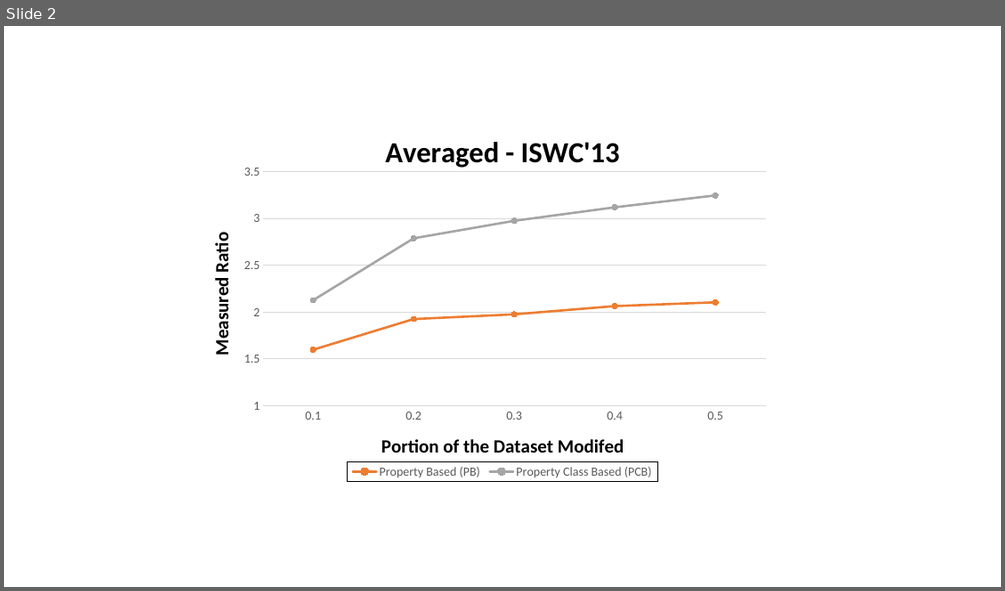
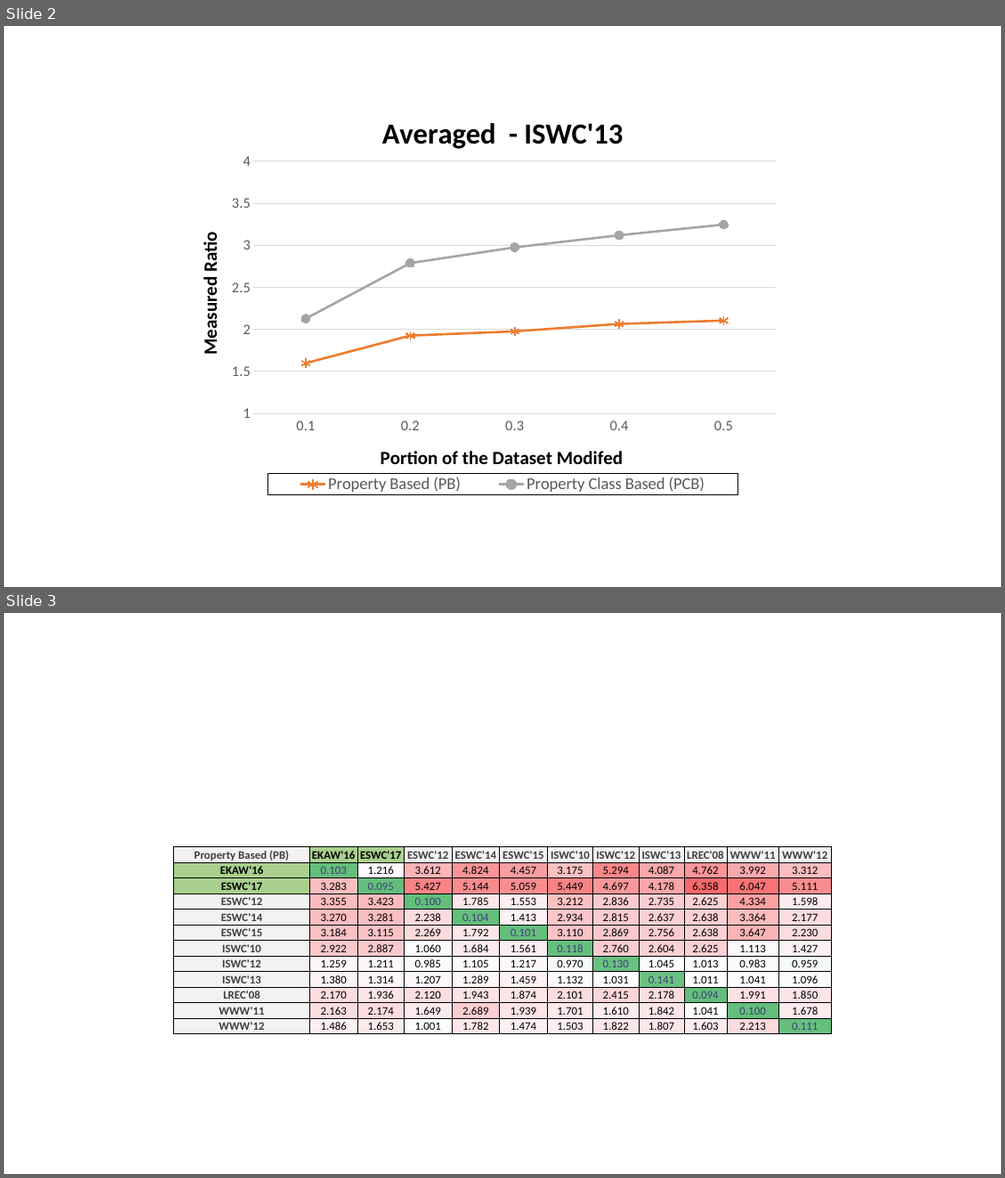
Before and after one commit to MaillPierre/SWKrimpSim, a slide deck: SWPattern/experimentalResults/FiguresKRIMP.pptx. Shown one above the other, each under a label of ours: slide 2 before the commit, slides 2 and 3 after it. The pictures are 1005x591 and 1005x1178 pixels, drawn with LibreOffice and Linux fonts; fonts in the diff are those of the drawing. Boxes give left, top, right and bottom in pixels: in the first picture for what was removed or moved away, otherwise in the second. Text is boxed around its words. In the diff, an @@ line names an element or a change of style, - is before the commit and + after.

```diff
--- a/SWPattern/experimentalResults/FiguresKRIMP.pptx
+++ b/SWPattern/experimentalResults/FiguresKRIMP.pptx
@@ slide 3 added at bbox=[4, 613, 1001, 1174], background #FFFFFF @@
@@ table added at bbox=[174, 847, 832, 1034], 12 rows, 12 columns @@
+Property Based (PB) | EKAW'16 | ESWC'17 | ESWC'12 | ESWC'14 | ESWC'15 | ISWC'10 | ISWC'12 | ISWC'13 | LREC'08 | WWW'11 | WWW'12
+EKAW'16 | 0.103 | 1.216 | 3.612 | 4.824 | 4.457 | 3.175 | 5.294 | 4.087 | 4.762 | 3.992 | 3.312
+ESWC'17 | 3.283 | 0.095 | 5.427 | 5.144 | 5.059 | 5.449 | 4.697 | 4.178 | 6.358 | 6.047 | 5.111
+ESWC'12 | 3.355 | 3.423 | 0.100 | 1.785 | 1.553 | 3.212 | 2.836 | 2.735 | 2.625 | 4.334 | 1.598
+ESWC'14 | 3.270 | 3.281 | 2.238 | 0.104 | 1.413 | 2.934 | 2.815 | 2.637 | 2.638 | 3.364 | 2.177
+ESWC'15 | 3.184 | 3.115 | 2.269 | 1.792 | 0.101 | 3.110 | 2.869 | 2.756 | 2.638 | 3.647 | 2.230
+ISWC'10 | 2.922 | 2.887 | 1.060 | 1.684 | 1.561 | 0.118 | 2.760 | 2.604 | 2.625 | 1.113 | 1.427
+ISWC'12 | 1.259 | 1.211 | 0.985 | 1.105 | 1.217 | 0.970 | 0.130 | 1.045 | 1.013 | 0.983 | 0.959
+ISWC'13 | 1.380 | 1.314 | 1.207 | 1.289 | 1.459 | 1.132 | 1.031 | 0.141 | 1.011 | 1.041 | 1.096
+LREC'08 | 2.170 | 1.936 | 2.120 | 1.943 | 1.874 | 2.101 | 2.415 | 2.178 | 0.094 | 1.991 | 1.850
+WWW'11 | 2.163 | 2.174 | 1.649 | 2.689 | 1.939 | 1.701 | 1.610 | 1.842 | 1.041 | 0.100 | 1.678
+WWW'12 | 1.486 | 1.653 | 1.001 | 1.782 | 1.474 | 1.503 | 1.822 | 1.807 | 1.603 | 2.213 | 0.111
@@ slide 2 changed as well @@
@@ line chart at bbox=[194, 100, 811, 512] @@
@@ title "Averaged - ISWC'13 " to "Averaged  - ISWC'13 " @@
@@ legend changed @@
@@ category axis changed @@
@@ value axis changed @@
@@ line chart: place and size @@
-line chart at bbox=[205, 115, 801, 497]
+line chart at bbox=[194, 100, 811, 512]
```
Also in this commit, not shown: 1 other slide changed, 1 other slide added, 1 slide removed, 23 other files.
